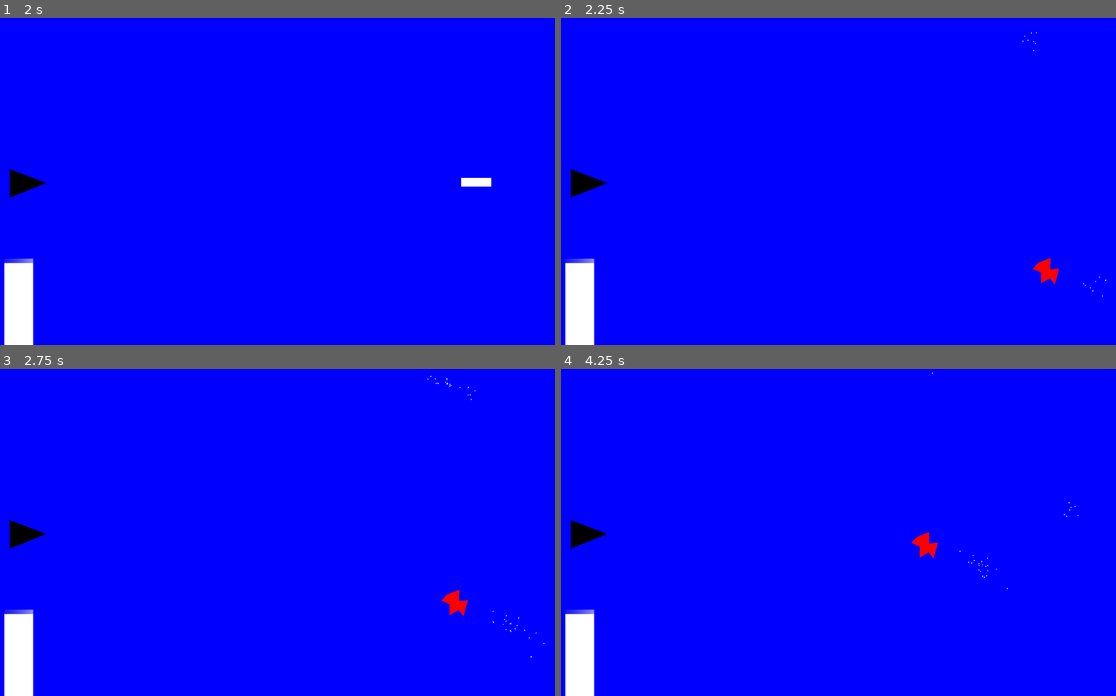
Above: before the commit, frames 1-4 (two rows, left to right).
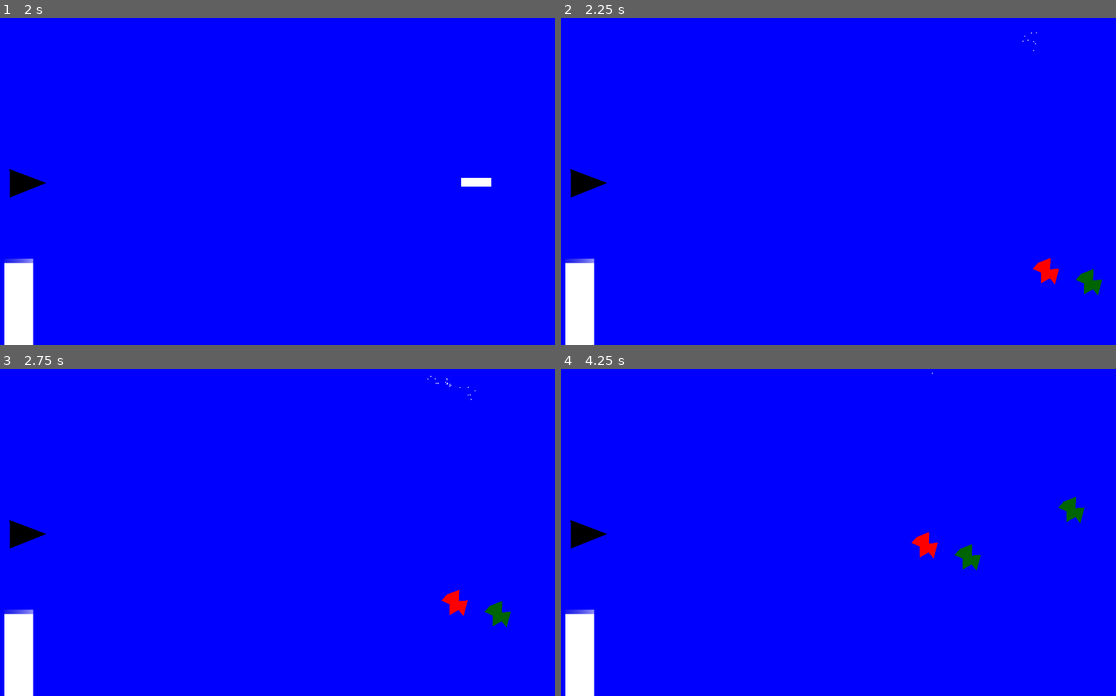
Above: after the commit, the same moments.

Repository: Yggdrasil938/Shattered
Game: Godot game, scene res://Levels/Debug/Debug Level.tscn
Same seed, same stepped clock (60 frames per second), same inputs: the game is played once before the commit and once after it.
Inputs:
- Up to frame 1 (2 s): tap Enter at 0.5 s; tap Space at 1.25 s
- Up to frame 2 (2.25 s): no input
- Up to frame 3 (2.75 s): no input
- Up to frame 4 (4.25 s): no input

Frame 1 is identical in both runs. In frame 2, 0.2% of the frame differs, in the area x 92-99%, y 76-86%; in frame 3, 0.2%; in frame 4, 0.4%, in the area x 70-95%, y 39-68%.

Commit message:
Adding style guide document prior to code refractoring

Diff:
--- a/Combat Mechanics/Mechanical Layers/Spawner/Directors/director_parent.gd
+++ b/Combat Mechanics/Mechanical Layers/Spawner/Directors/director_parent.gd
@@ -52,16 +52,9 @@
 		print(str(floor(d_credits), " remaining credits after wave!"))
 		for x in wave[1]:
 			var enemy_instance = enemy_load_deck[wave[0]].instantiate()
-			#print("created enemy")
-			#get_tree().root.add_child(enemy_instance)
 			add_child(enemy_instance)
 			var x_range = Vector2(1250, 1920)
 			var y_range = Vector2(50, 1030)
-
-			#enemy_instance._get_layer_color(current_pane.pane_color_index)
-			#var random_x = randi() % int(x_range[1]- x_range[0]) + 1 + x_range[0]
-			#randomize()
-			#var random_y =  randi() % int(y_range[1]-y_range[0]) + 1 + y_range[0]
 			randomize()
 			var random_pos = Vector2(randi_range(x_range[0], x_range[1]), randi_range(50, 1030))
 			randomize()
--- a/Combat Mechanics/Player/player.gd
+++ b/Combat Mechanics/Player/player.gd
@@ -28,8 +28,7 @@
 	P_shattered_active = true
 	get_child(4).start(p_shattered_seconds)
 	get_tree().call_group("enemies", "_shattered_aggro")
-	get_tree().call_group("director", "_aggro_off")
-
+	get_tree().call_group("director", "_aggro_spawn")
 	pass
 
 func _attack_speed_buff() -> void:
--- a/Levels/Debug/debug level.gd
+++ b/Levels/Debug/debug level.gd
@@ -5,9 +5,9 @@
 @onready var combat_layer = preload("res://Combat Mechanics/Mechanical Layers/Spawner/chip_spawner.tscn")
 
 # Set of color panes in the current level by index
-var level_pane_set: Array[int] = [0,1]
+#var level_pane_set: Array[int] = [0,1]
 #var level_pane_set: Array[int] = [0,1,2,3,4,5,6,7,8,9]
-#var level_pane_set: Array[int] = [0,1,3,4]
+var level_pane_set: Array[int] = [0,1,3,4]
 
 # Set of enemy decks in current level
 # [0] is the enemy price, [1] is how many "tickets" it puts in the lottery
--- a/project.godot
+++ b/project.godot
@@ -20,6 +20,7 @@
 
 window/size/viewport_width=1920
 window/size/viewport_height=1080
+window/size/mode=3
 window/size/initial_position_type=0
 window/size/extend_to_title=true
 window/stretch/mode="viewport"
Not shown, added: Shattered Code Style Guide
